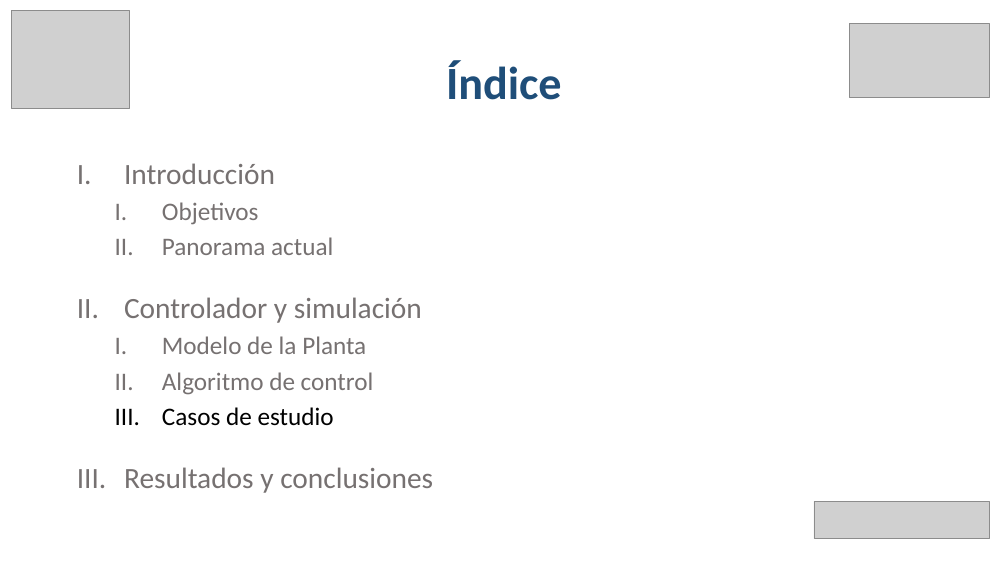
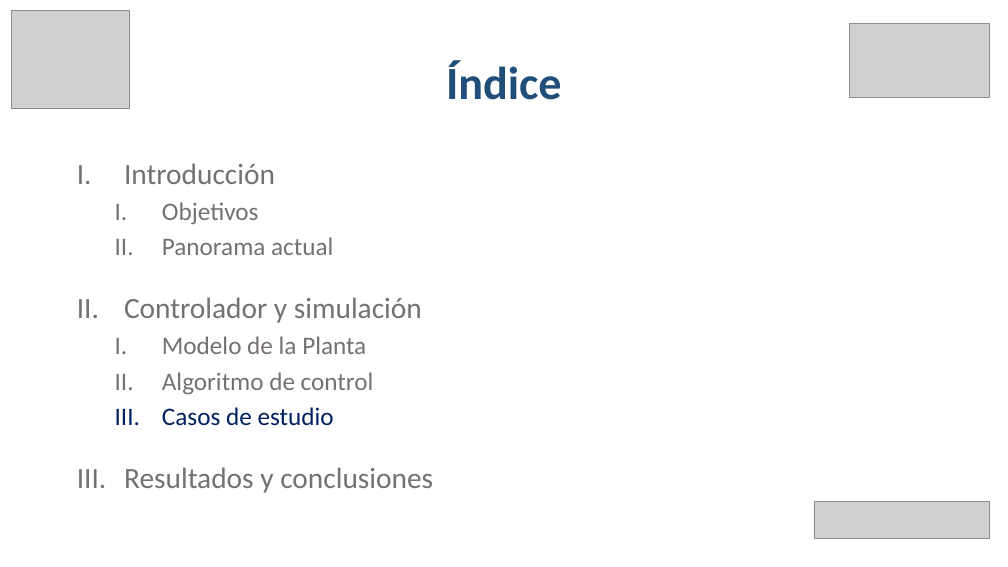
Before and after one commit to EmilioLdelaFuente/tfg, a slide deck: slide 15 of tfgPP.pptx (slide 14 before the commit). Drawn at 1008x567 pixels with LibreOffice and Linux fonts; fonts in the diff are those of the drawing; grey boxes stand for pictures. Boxes give left, top, right and bottom in pixels: in the first picture for what was removed or moved away, otherwise in the second. Text is boxed around its words. In the diff, an @@ line names an element or a change of style, - is before the commit and + after.

```diff
--- a/tfgPP.pptx
+++ b/tfgPP.pptx
@@ text at (x1=162, y1=407, x2=334, y2=426): text colour #000000 to #002060 in "Casos de estudio" @@
```
Also in this commit, not shown: 9 other slides changed, 5 slides added.
